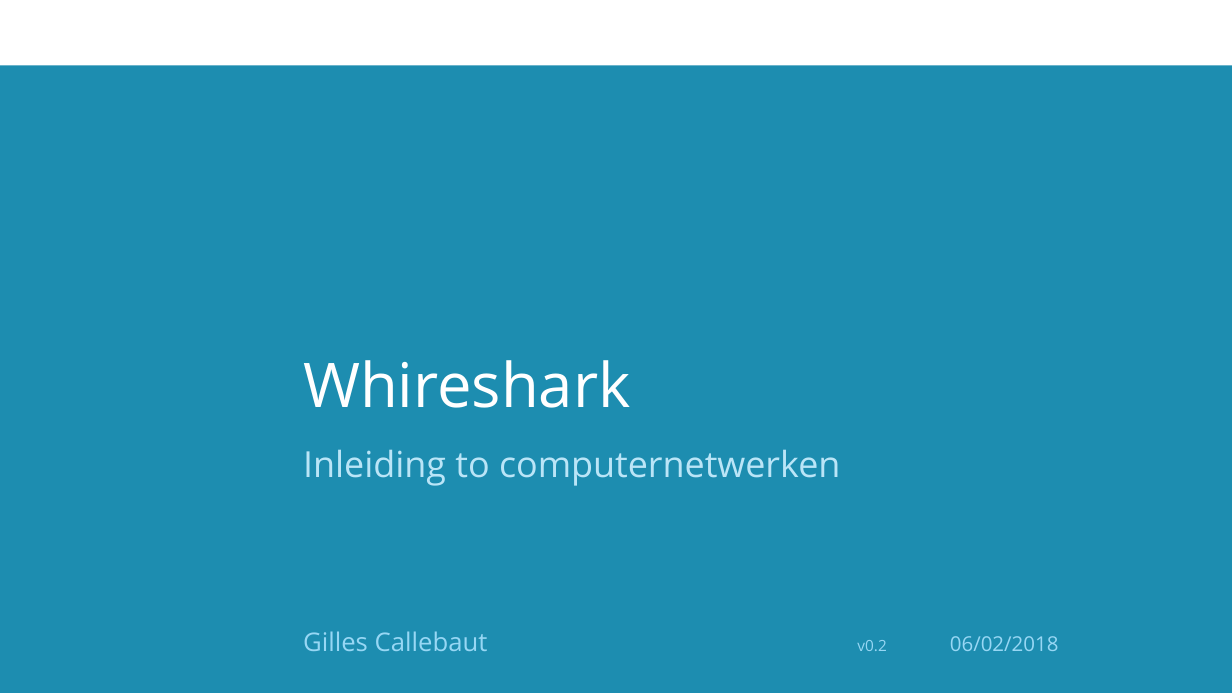
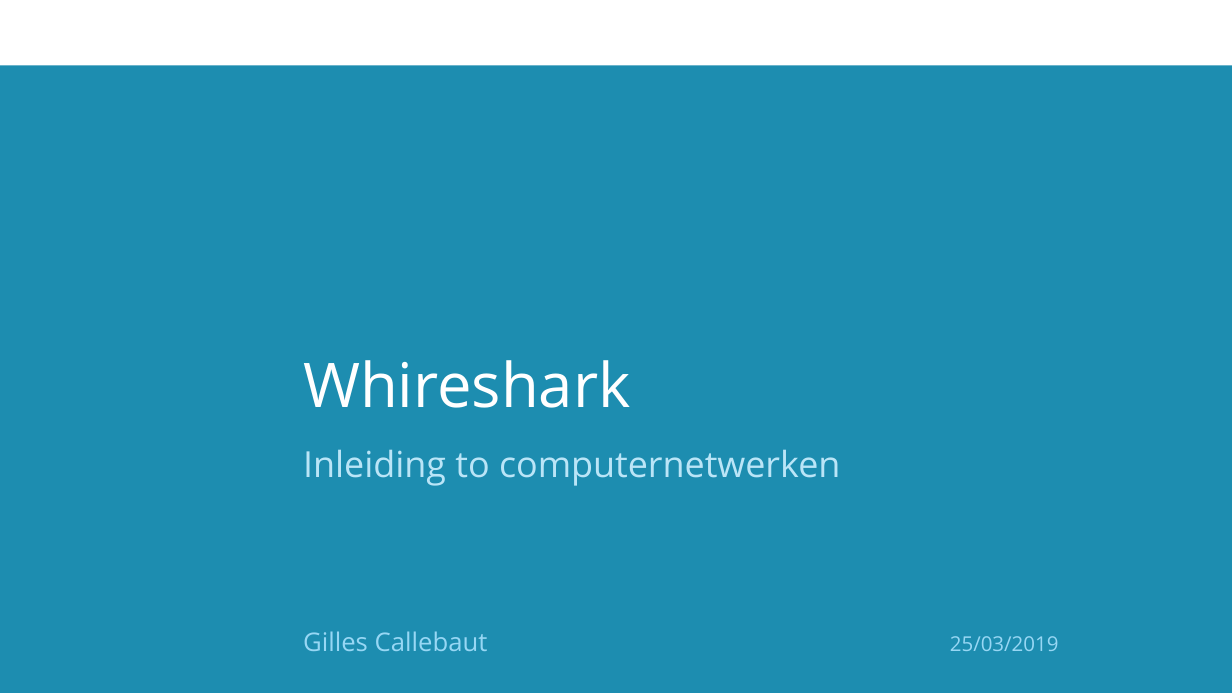
Before and after one commit to GillesC/Network-Capturing-and-Manipulation----Introduction-to-Wireshark-and-Scapy, a slide deck: slide 1 of presentation/slides.pptx. Drawn at 1232x693 pixels with LibreOffice and Linux fonts; fonts in the diff are those of the drawing; background and template pictures are left out. Boxes give left, top, right and bottom in pixels: in the first picture for what was removed or moved away, otherwise in the second. Text is boxed around its words. In the diff, an @@ line names an element or a change of style, - is before the commit and + after.

```diff
--- a/presentation/slides.pptx
+++ b/presentation/slides.pptx
@@ subtitle at (x1=303, y1=631, x2=1059, y2=651): text changed @@
-Gilles Callebaut v0.2 06/02/2018
+Gilles Callebaut 25/03/2019
```
Also in this commit, not shown: 3 other slides changed.
